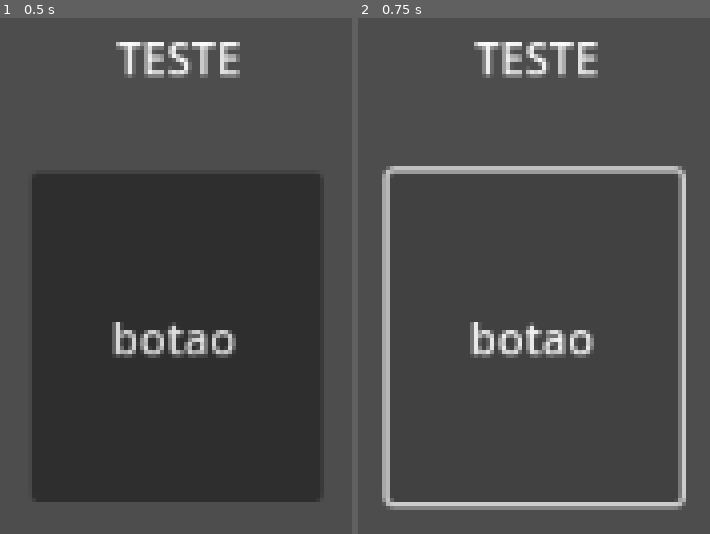
Above: before the commit, frames 1-2 (left to right).
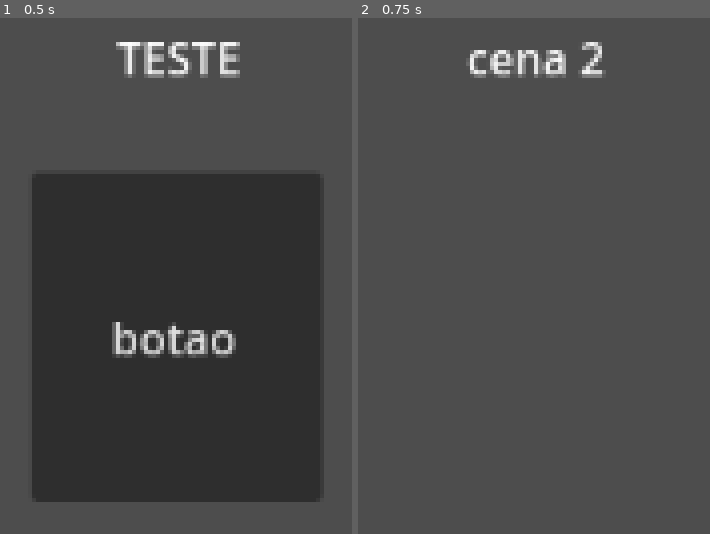
Above: after the commit, the same moments.

Repository: qfaxas/alpha_odicell
Game: Godot game, scene res://control.tscn
The game is run twice, just before and just after one commit, with the same random seed, the same clock (stepped at 60 frames per second) and the same inputs.
Inputs:
- Up to frame 1 (0.5 s): no input
- Up to frame 2 (0.75 s): click "botao" at 0.5 s

Frame 1 is identical in both runs. In frame 2, 8.5% of the frame differs, in the area x 6-94%, y 4-96%.

Commit message:
adicionei cena 2 e transiçao de tela

Diff:
--- /dev/null
+++ b/cena_2.tscn
@@ -0,0 +1,24 @@
+[gd_scene format=3 uid="uid://mjylardyl2jy"]
+
+[node name="Control" type="Control"]
+layout_mode = 3
+anchors_preset = 15
+anchor_right = 1.0
+anchor_bottom = 1.0
+grow_horizontal = 2
+grow_vertical = 2
+
+[node name="Label" type="Label" parent="."]
+layout_mode = 1
+anchors_preset = 8
+anchor_left = 0.5
+anchor_top = 0.5
+anchor_right = 0.5
+anchor_bottom = 0.5
+offset_left = -25.0
+offset_top = -11.5
+offset_right = 25.0
+offset_bottom = 11.5
+grow_horizontal = 2
+grow_vertical = 2
+text = "cena 2"
--- /dev/null
+++ b/control.gd
@@ -0,0 +1,7 @@
+extends Control
+
+
+
+
+func _on_button_pressed():
+	get_tree().change_scene_to_file("res://cena_2.tscn")
--- a/control.tscn
+++ b/control.tscn
@@ -1,6 +1,7 @@
-[gd_scene load_steps=2 format=3 uid="uid://uwo2865skh6a"]
+[gd_scene load_steps=3 format=3 uid="uid://uwo2865skh6a"]
 
-[ext_resource type="AudioStream" uid="uid://vxxj664ew2t6" path="res://The Witcher 3 OST - Steel for Humans (Extended Version)_BLqktDBIew8.mp3" id="1_1d1g2"]
+[ext_resource type="AudioStream" uid="uid://dplx686k3soly" path="res://The Witcher 3 OST - Steel for Humans (Extended Version)_BLqktDBIew8.mp3" id="1_1d1g2"]
+[ext_resource type="Script" path="res://control.gd" id="1_022qp"]
 
 [node name="Control" type="Control"]
 layout_mode = 3
@@ -9,6 +10,7 @@
 anchor_bottom = 1.0
 grow_horizontal = 2
 grow_vertical = 2
+script = ExtResource("1_022qp")
 
 [node name="Label" type="Label" parent="."]
 layout_mode = 1
@@ -36,3 +38,5 @@
 [node name="AudioStreamPlayer2D" type="AudioStreamPlayer2D" parent="."]
 stream = ExtResource("1_1d1g2")
 autoplay = true
+
+[connection signal="pressed" from="Button" to="." method="_on_button_pressed"]
